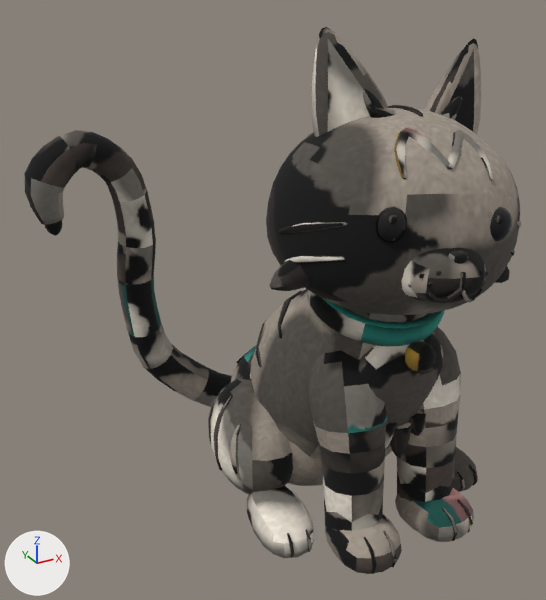
Renders of the FBX model models/export/cat.fbx from each side of a commit.
Before and after are seen from a camera (50 mm lens) standing at (-2.666, -3.734, 3.501) and looking at (-0.529, 0.151, 1.559). The lights are fixed; the arrows at lower left show +X, +Y and +Z. The first picture is the older version. Vertices at exactly the same position are counted once.

Names of what the first picture shows: 'Cat_Body', 'Cat_Gloss'.
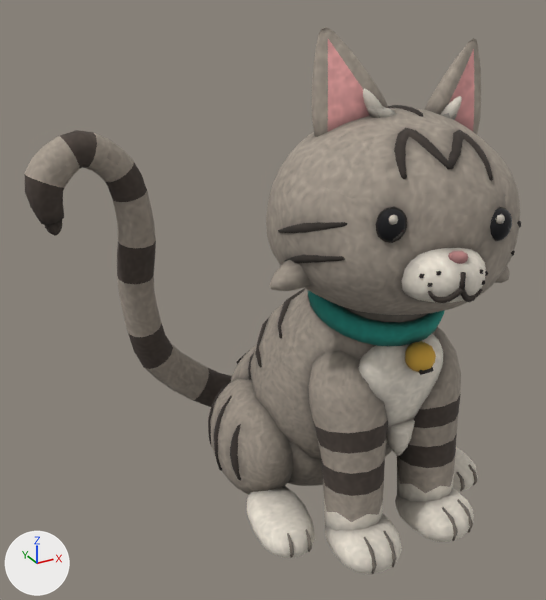
Location of each change, (x1, y1, x2, y2) in pixels of the pictures (546 x 600 px):
part 1 of me_cat_body, added: after (387, 419, 415, 456)
part 2 of me_cat_body, deleted: before (389, 423, 411, 458)
part 3 of me_cat_body, deleted (mostly hidden): before (385, 422, 397, 449)
part 4 of me_cat_body, deleted: before (408, 413, 426, 436)
part 5 of me_cat_body, surface changed: (24, 27, 521, 574) in both

The change, as a list of edits to the scene's bpy script:
```text
Change me_cat_body:
    used by ob_cat_body; location = (0.0, 0.0, 0.0)
    remove me_cat_body.from_pydata(...)  # 5200 vertices, 5123 faces; spans x -1.81..0.87, y -1.12..1.4, z 0.0..3.21
    add me_cat_body.from_pydata(...)  # 5118 vertices, 5032 faces; spans x -1.81..0.87, y -1.12..1.4, z 0.0..3.21
    me_cat_body part 1: the loose piece of 50 vertices spanning x 0.46..0.73, y -0.68..-0.47, z 1.71..1.96 is copied, and the copy is multiplied about its middle by the matrix ((-0.56, 0.09, -0.82), (-0.21, -0.974, 0.037), (-0.797, 0.194, 0.566)), then moved by (-0.6, 0.04, -1.04); it spans x -0.1..0.11, y -0.63..-0.42, z 0.62..0.88
    me_cat_body part 2: the loose piece of 44 vertices spanning x -0.08..0.1, y -0.6..-0.43, z 0.6..0.86 is deleted
    me_cat_body part 3: the loose piece of 44 vertices spanning x -0.21..-0.03, y -0.61..-0.44, z 0.68..0.92 is deleted
    me_cat_body part 4: the loose piece of 44 vertices spanning x 0.04..0.22, y -0.62..-0.44, z 0.7..0.93 is deleted
    me_cat_body part 5: 4908 kept faces spanning x -1.81..0.87, y -1.12..1.4, z 0.0..3.21 get new texture (UV) coordinates
```
